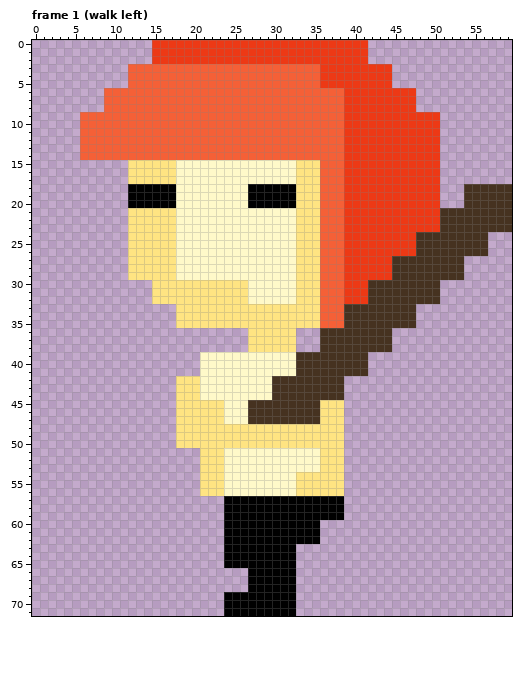
File history of a pixel-art file, art/level1player.ase. Above, as it was before the edit.
60x72 pixels, 16 frames. Shown: frame 1 (walk left). The commit also changed other frames, which this record leaves out.
Once edited:
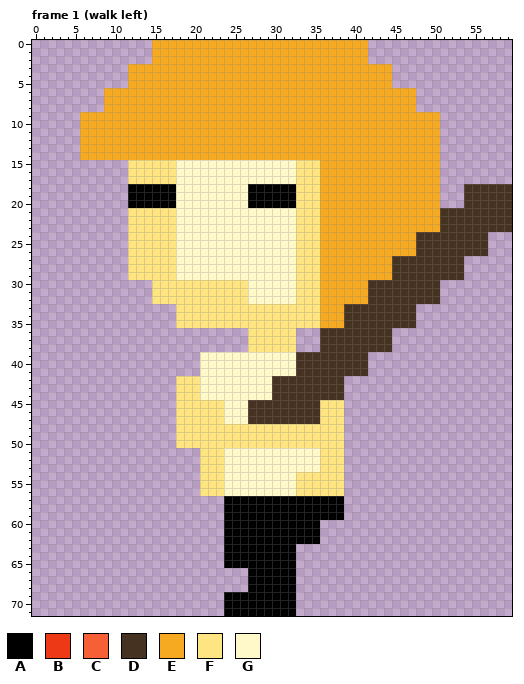
Palette (. is transparent): A #000000  B #ed3915  C #f56037  D #463220  E #f5aa21  F #ffe482  G #fff9c9
Commit message: all 10 players art done
The exact change:
Frame 1 (walk left), layer "head":
Colour E replaces colour B in rows 0 to 2 at x 15 to 41; in rows 3 to 5 at x 36 to 44; in rows 6 to 8 at x 39 to 47; in rows 9 to 23 at x 39 to 50; in rows 24 to 26 at x 39 to 47; in rows 27 to 29 at x 39 to 44.
Colour E replaces colour B in rows 30 to 32 at x 39 to 41.
Colour E replaces colour C in rows 3 to 5 at x 12 to 35; in rows 6 to 8 at x 9 to 38; in rows 9 to 14 at x 6 to 38; in rows 15 to 35 at x 36 to 38.
